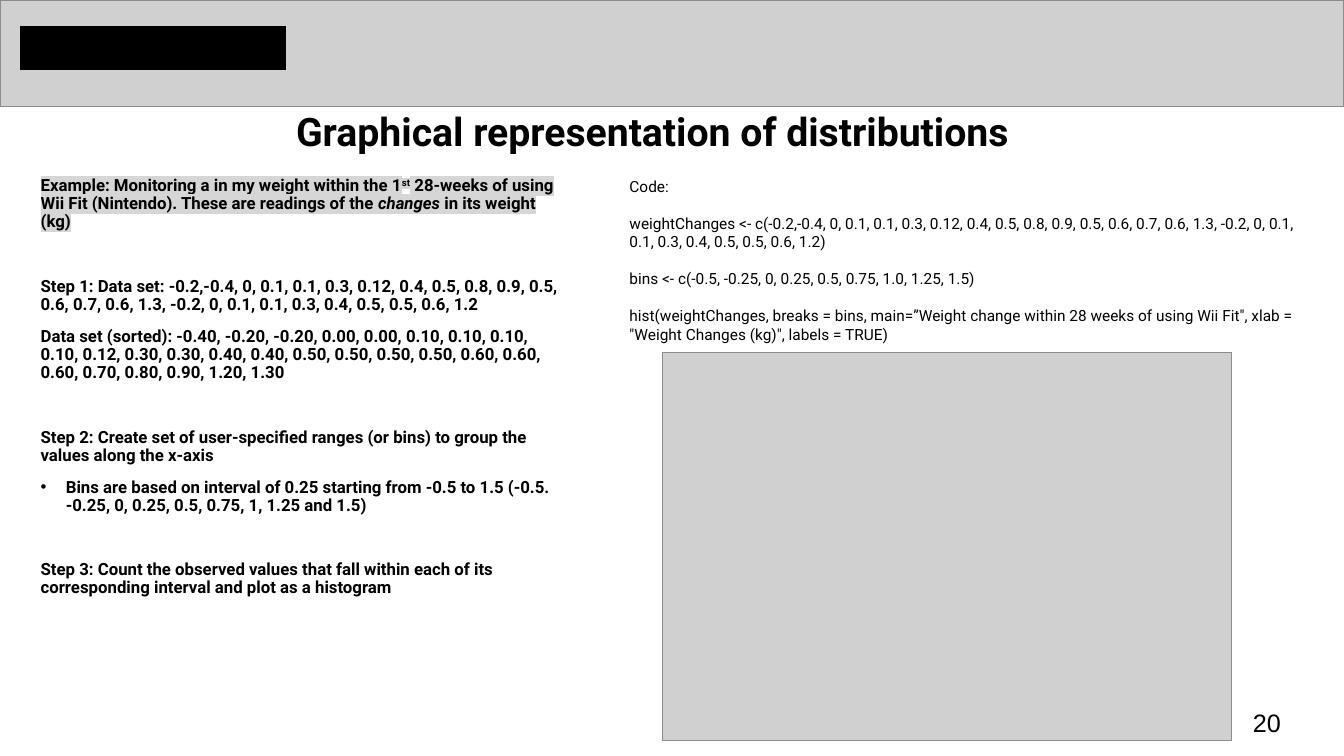
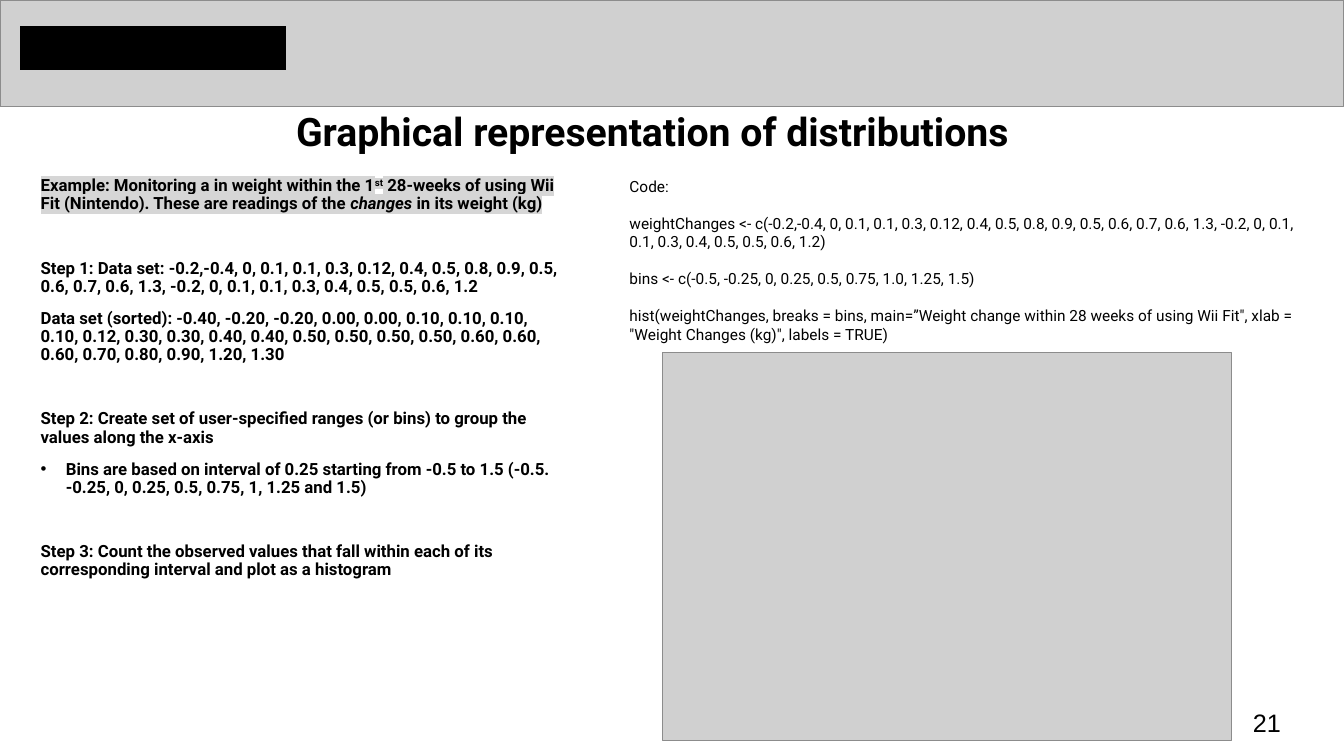
Before and after one commit to ucl-pols8-2526/POLS0008, a slide deck: slide 21 of Lecture_notes_ppts/POLS0008-2025-26 Week 3 Examining Data II.pptx (slide 20 before the commit). Drawn at 1344x756 pixels with LibreOffice and Linux fonts; fonts in the diff are those of the drawing; grey boxes stand for pictures. Boxes give left, top, right and bottom in pixels: in the first picture for what was removed or moved away, otherwise in the second. Text is boxed around its words. In the diff, an @@ line names an element or a change of style, - is before the commit and + after.

```diff
--- a/Lecture_notes_ppts/POLS0008-2025-26 Week 3 Examining Data II.pptx
+++ b/Lecture_notes_ppts/POLS0008-2025-26 Week 3 Examining Data II.pptx
@@ text at (41, 176, 555, 213): text changed @@
-Example: Monitoring a in my weight within the 1st 28-weeks of using Wii Fit (Nintendo). These are readings of the changes in its weight (kg)
+Example: Monitoring a in weight within the 1st 28-weeks of using Wii Fit (Nintendo). These are readings of the changes in its weight (kg)
@@ page number at (1253, 714, 1281, 732): text changed @@
-20
+21
```
Also in this commit, not shown: 6 other slides changed, 2 slides added, 1 slide removed, 1 other file.
